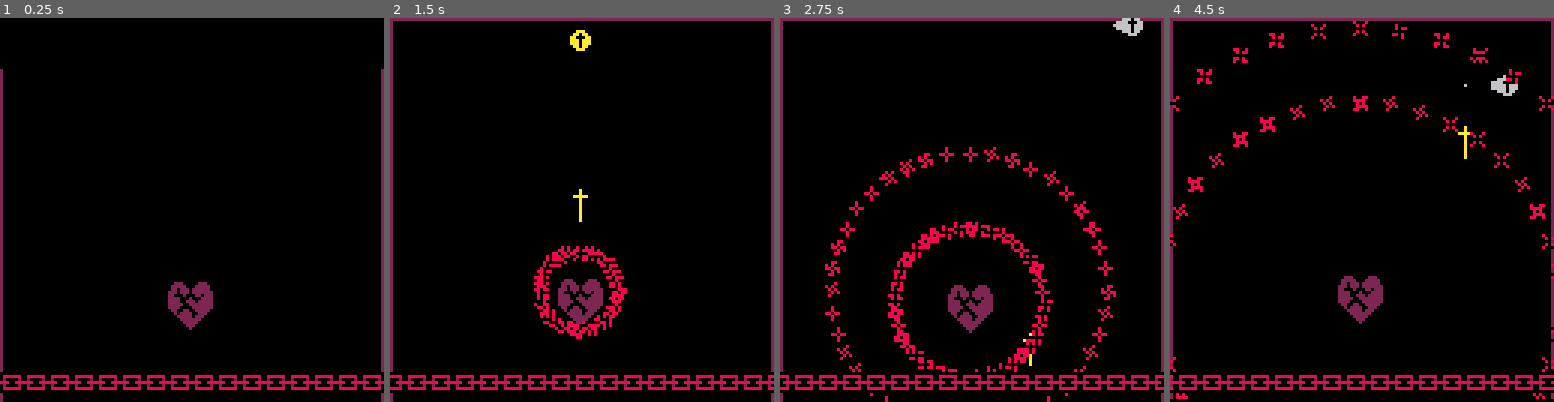
Above: before the commit, frames 1-4 (left to right).
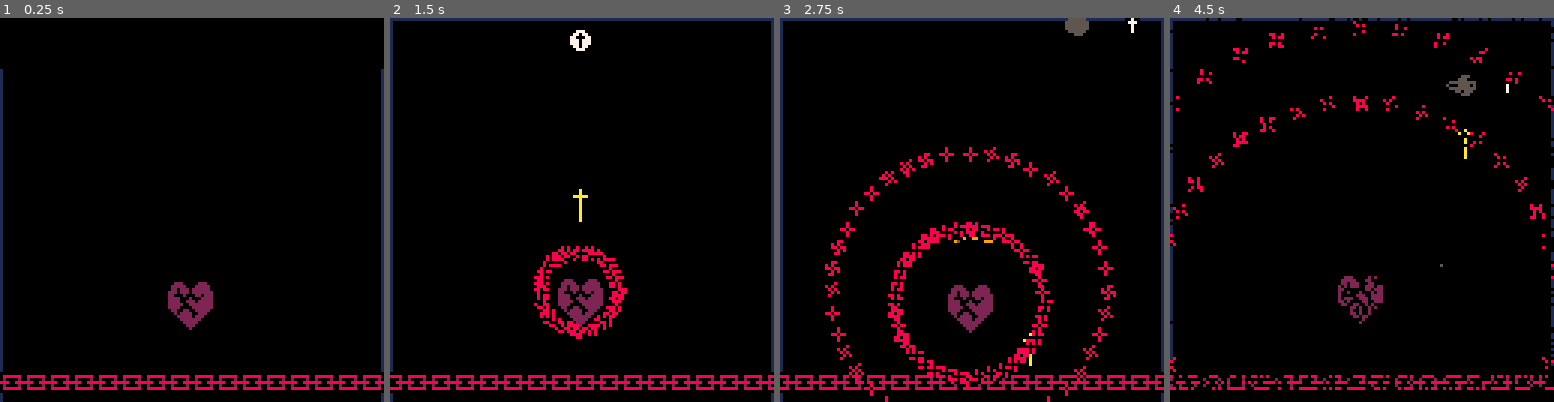
Above: after the commit, the same moments.

Repository: alxgnon/pico-8
Game: PICO-8 cartridge hell.p8
Same seed, same stepped clock (60 frames per second), same inputs: the game is played once before the commit and once after it.
Inputs:
- Up to frame 1 (0.25 s): no input
- Up to frame 2 (1.5 s): tap X (X key) at 0.33, 1.07 s; tap O (Z key) at 0.7 s
- Up to frame 3 (2.75 s): hold Right 1.6-2.1 s; tap O (Z key) at 1.7, 2.1, 2.5 s; tap X (X key) at 1.85 s; hold Up 2.15-2.42 s; hold Right from 2.47 s (still down)
- Up to frame 4 (4.5 s): tap O (Z key) every 0.4 s from 2.9 to 4.1 s; tap X (X key) at 2.97, 4.08 s; release Right at 3.03 s; hold Left 3.08-3.58 s; hold Down 3.63-3.97 s; hold Right from 4.02 s (still down)

The runs differ from the first frame. In frame 1, 1.3% of the frame differs, in the area x 0-100%, y 13-100%; in frame 2, 2.4%; in frame 3, 3.1%; in frame 4, 4.0%, in the area x 0-100%, y 0-100%.

Commit message:
hell: atmosphere

Diff:
--- a/hell.p8
+++ b/hell.p8
@@ -15,6 +15,8 @@
 	if pget(x,y) == 8 then
 		if not a.dead then
 			a.dead = true
+			sfx(7)
+			rumble(8, 8)
 			gamestate.fadeout = 288
 		end
 	end
@@ -56,7 +58,9 @@
 	a.x = max(min(a.x,123),-2)
 	a.y = max(a.y,-1)
 
+	if a.power >= 50 then
 	a.aura:move(a.x,a.y)
+	end
 
 	if a.y > 127 then
 		descend()
@@ -65,15 +69,14 @@
 
 function draw_jesus(a)
 	if a.power < 50 then
-		pal(10, 6)
-	end
-	a.aura:draw()
-	if a.four then
+		pal(7,5)
+		a.aura:draw()
+		palette()
 		spr(017,a.x,a.y)
 	else
+		a.aura:draw()
 		spr(a.f,a.x,a.y)
 	end
-	palette()
 end
 
 
@@ -134,6 +137,7 @@
 					a.x >= b.x-3 and
 					a.x < b.x + 12 then
 				del(gamestate.blades, a)
+				spawn_dust(a.x+3.5, a.y+rnd(8))
 				b.hp -= 1
 				sfx(3)
 				shake(b, 8, 3)
@@ -177,6 +181,8 @@
 		if a.y > 112 and
 				not gamestate.chain.dt then
 			del(gamestate.blades, a)
+			spawn_dust(a.x+3.5, a.y+rnd(8))
+			sfx(1)
 		end
 	end
 
@@ -212,7 +218,7 @@
 	if gt < (a.shake_stop or 0) then
 		ox=rnd(a.shake_power)-a.shake_power/2
 		oy=rnd(a.shake_power)-a.shake_power/2
-		pal(2, 8)
+		pal(2, 10)
 	end
 
 	spr(a.f,a.x+ox,a.y+oy,2,2)
@@ -264,7 +270,8 @@
  	if gt < (a.shake_stop or 0) then
  		ox=rnd(a.shake_power)-a.shake_power/2
  		oy=rnd(a.shake_power)-a.shake_power/2
- 		pal(2, 8)
+ 		pal(2, 10)
+ 		pal(8, 9)
  	end
 
 		if a.awake then
@@ -287,6 +294,14 @@
 
 		if #gamestate.totems < 1 then
 			a.dt = (a.dt or 0) + 4
+		end
+
+		if a.dt and a.dt >0 then
+		for i = 0, 10 do
+			local a =
+			bullet(rnd(128), 128, 0.45+rnd(0.10), 1)
+			add(gamestate.dust, a)
+		end
 		end
 	end
 
@@ -321,6 +336,8 @@
 	lvl.rings = {}
 
 	lvl.beams = {}
+
+	lvl.dust = {}
 
 	for i=0,15 do
 		for j=0,15 do
@@ -389,38 +406,53 @@
 		if self.chain then
 			self.chain:move()
 		end
+
+		move_dust()
 	end
 
 	function lvl:draw()
+		if not self.jc.dead then
 		cls()
 		palette()
 
-		rect(0,0,127,180,2)
+		rect(0,0,127,180,1)
 
 		for a in all(lvl.beams) do
 			a:draw()
 		end
 
-		self.jc:draw()
-		map(self.x,self.y,0,0,16,16,1)
+		draw_dust()
 
 		for i=#self.blades,1,-1 do
 			self.blades[i]:draw()
 		end
 
-		for a in all(lvl.totems) do
-			a:draw()
-		end
-
+		self.jc:draw()
+
+		if self.chain then
+			self.chain:draw()
+		end
+
+		if self.jc.four then
+			pal(8, 9)
+		end
 		for a in all(lvl.rings) do
 			local off = (a.t/ 3) % 4
 			spr(gfx.ring + off,a.x,a.y)
 		end
-
-		if self.chain then
-			self.chain:draw()
-		end
+		palette()
+
+
+		for a in all(lvl.totems) do
+			a:draw()
+		end
+
 		allergy(self.jc)
+		else -- dead
+			for i = 0, 800 do
+			pset(rnd(128),rnd(128), 0)
+			end
+		end
 
 		if self.fadein > 0 then
 			rectfill(0,0,127,self.fadein,0)
@@ -471,6 +503,7 @@
 
 	if a.four then
 		a.power -= 7
+		sfx(6)
 		if dx != 0 or dy != 0 then
 			a.four -= 1
 		end
@@ -504,14 +537,6 @@
 	pal()
 	palt(0, false)
 	palt(12, true)
-	if gamestate then
-		if gamestate.jc.dead then
-			pal(7, 8)
-		elseif gamestate.jc.four then
-			pal(8, 6)
-			pal(2, 5)
-		end
-	end
 end
 
 -- rumble ---------------------
@@ -568,14 +593,61 @@
 function draw_beam(a)
 	rectfill(a.x-a.hw,0,a.x+a.hw,127,10)
 end
+
+
+function bullet(x, y, ang, spd)
+	return
+	{ x=x,y=y
+	, dx = sin(ang) * spd
+	, dy = cos(ang) * spd
+	, t = 35
+	}
+end
+
+function spawn_dust(x,y)
+	for i = 0, 10 do
+		local a =
+		bullet(x, y, 0.45+rnd(0.10), 1)
+		add(gamestate.dust, a)
+	end
+end
+
+function move_dust()
+	for a in all(gamestate.dust) do
+		a.t -= rnd(2)
+		if a.t <= 0 then
+			del(gamestate.dust, a)
+		else
+ 		a.x += a.dx
+ 		a.y += a.dy
+
+ 		if a.x < 0 or a.x > 128 or
+ 				a.y < 0 or a.y > 128 then
+ 			del(gamestate.dust,  a)
+ 		end
+ 	end
+	end
+end
+
+function draw_dust()
+	for a in all(gamestate.dust) do
+		if a.t > 18 then
+			pset(a.x, a.y, 10)
+		elseif a.t > 5 then
+			pset(a.x, a.y, 9)
+		else
+			pset(a.x, a.y, 5)
+		end
+	end
+end
 __gfx__
-00000000ccaaacccccaaaccccccccccccccccccccccccccccc000cccccc000ccc000cccc00000000ccc000ccc000cccccc222ccccc222ccc0000000000000000
-00000000caa0aacccaaaaaccccaaaccccccccccccccccccccc0a0ccccc02200000220ccc00000000cc02200000220cccc22222ccc22222cc0000000000000000
-00700700aa000aacaaaaaaaccaaaaaccccaaaccccccccccc000a000cc0220020200220cc00000000c0220020200220ccc220222c222222cc0000000000000000
-00077000aaa0aaacaaaaaaaccaaaaaccccaaaccccccacccc0aaaaa0c002202202202200c00000000002202202202200c222022202222222c0000000000000000
-00077000aaa0aaacaaaaaaaccaaaaaccccaaaccccccccccc000a000c022202202202220c00000000022202202202220c220002000220222c0000000000000000
-00700700caa0aacccaaaaaccccaaaccccccccccccccccccccc0a0ccc022222222222220c00000000022222222222220c222200020002222c0000000000000000
-00000000ccaaacccccaaaccccccccccccccccccccccccccccc0a0ccc022222222222220c00000000022220000022220c222200222022222c0000000000000000
+00000000cc777ccccc777ccccccccccccccccccccccccccccc000cccccc000ccc000cccc00000000ccc000ccc000cccccc222ccccc222ccc0000000000000000
+00000000c77077ccc77777cccc777ccccccccccccccccccccc0a0ccccc02200000220ccc00000000cc02200000220cccc22222ccc22222cc0000000000000000
+007007007700077c7777777cc77777cccc777ccccccccccc000a000cc0220020200220cc00000000c0220020200220ccc220222c222222cc0000000000000000
+000770007770777c7777777cc77777cccc777cccccc7cccc0aaaaa0c002202202202200c00000000002202202202200c222022202222222c0000000000000000
+000770007770777c7777777cc77777cccc777ccccccccccc000a000c022202202202220c00000000022202202202220c220002000220222c0000000000000000
+00700700c77077ccc77777cccc777ccccccccccccccccccccc0a0ccc022222222222220c00000000022222222222220c222200020002222c0000000000000000
+00000000cc777ccccc777ccccccccccccccccccccccccccccc0a0ccc022222222222220c00000000022220000022220c222200222022222c0000000000000000
 00000000cccccccccccccccccccccccccccccccccccccccccc0a0cccc0222222222220cc00000000c0220088800220cc222220022222222c0000000000000000
 00000000cc000ccccccccccccccccccccccccccccccccccccc0a0cccc0200000000020cc00000000c0200080800020cc222200002222222c0000000000000000
 08888880c00700ccccc80ccccc80ccccc80cc8ccc0cc80cccc0a0cccc0222222222220cc00000000c0220088800220ccc2200220022222cc0000000000000000
Not shown, changed: the sound effects (__sfx__) section of hell.p8
